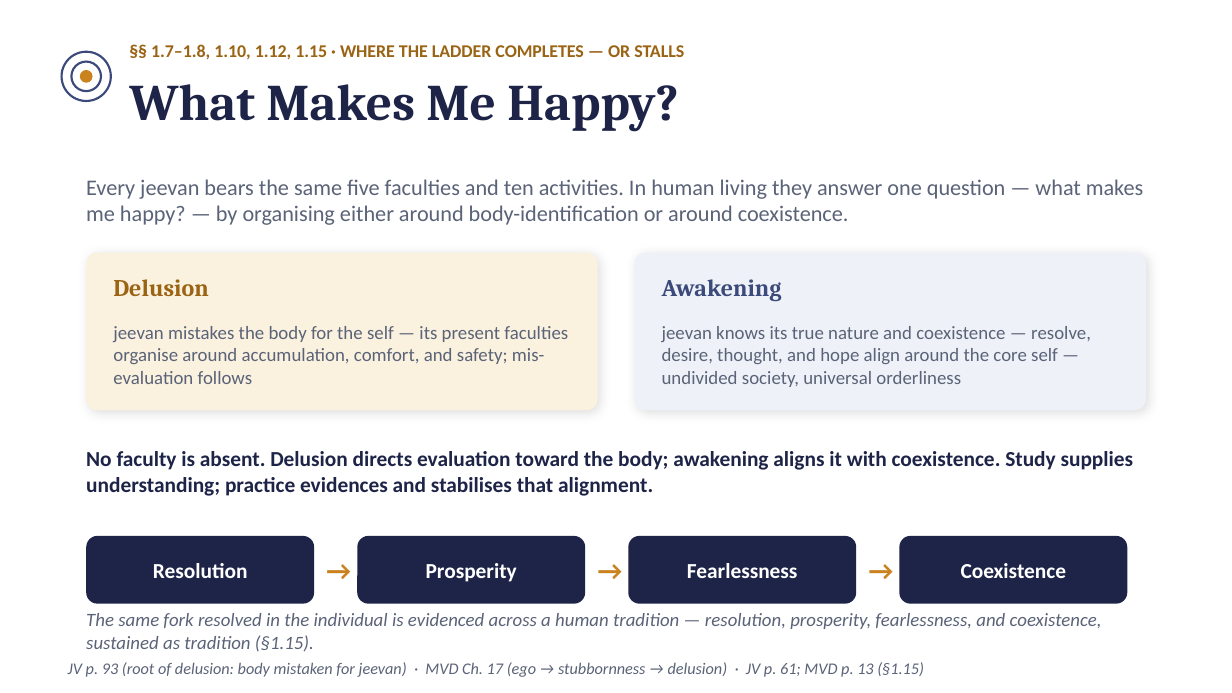
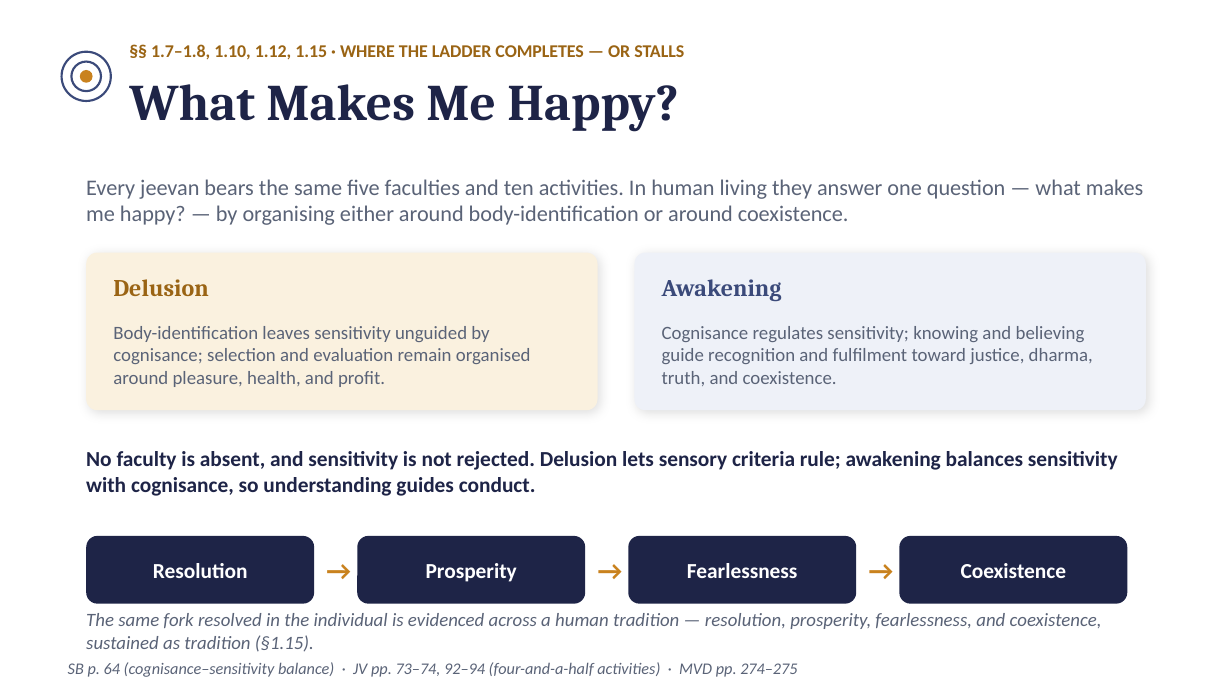
Before and after one commit to raghavamohan/AnalyticMadhyasthDarshan, a slide deck: slide 23 of Studies/The-Ontology-of-Coexistence/The-Ontology-of-Existence-Madhyasth-Darshan.pptx. Drawn at 1232x693 pixels with LibreOffice and Linux fonts; fonts in the diff are those of the drawing. Boxes give left, top, right and bottom in pixels: in the first picture for what was removed or moved away, otherwise in the second. Text is boxed around its words. In the diff, an @@ line names an element or a change of style, - is before the commit and + after.

```diff
--- a/Studies/The-Ontology-of-Coexistence/The-Ontology-of-Existence-Madhyasth-Darshan.pptx
+++ b/Studies/The-Ontology-of-Coexistence/The-Ontology-of-Existence-Madhyasth-Darshan.pptx
@@ text at box(113, 326, 531, 387): text changed @@
-jeevan mistakes the body for the self — its present faculties organise around accumulation, comfort, and safety; mis-evaluation follows
+Body-identification leaves sensitivity unguided by cognisance; selection and evaluation remain organised around pleasure, health, and profit.
@@ text at box(662, 326, 1093, 386): text changed @@
-jeevan knows its true nature and coexistence — resolve, desire, thought, and hope align around the core self — undivided society, universal orderliness
+Cognisance regulates sensitivity; knowing and believing guide recognition and fulfilment toward justice, dharma, truth, and coexistence.
@@ text at box(86, 451, 1118, 496): text changed @@
-No faculty is absent. Delusion directs evaluation toward the body; awakening aligns it with coexistence. Study supplies understanding; practice evidences and stabilises that alignment.
+No faculty is absent, and sensitivity is not rejected. Delusion lets sensory criteria rule; awakening balances sensitivity with cognisance, so understanding guides conduct.
@@ text at box(68, 662, 797, 677): text changed @@
-JV p. 93 (root of delusion: body mistaken for jeevan) · MVD Ch. 17 (ego → stubbornness → delusion) · JV p. 61; MVD p. 13 (§1.15)
+SB p. 64 (cognisance–sensitivity balance) · JV pp. 73–74, 92–94 (four-and-a-half activities) · MVD pp. 274–275
```
Also in this commit, not shown: 1 other slide changed, 5 other files.
